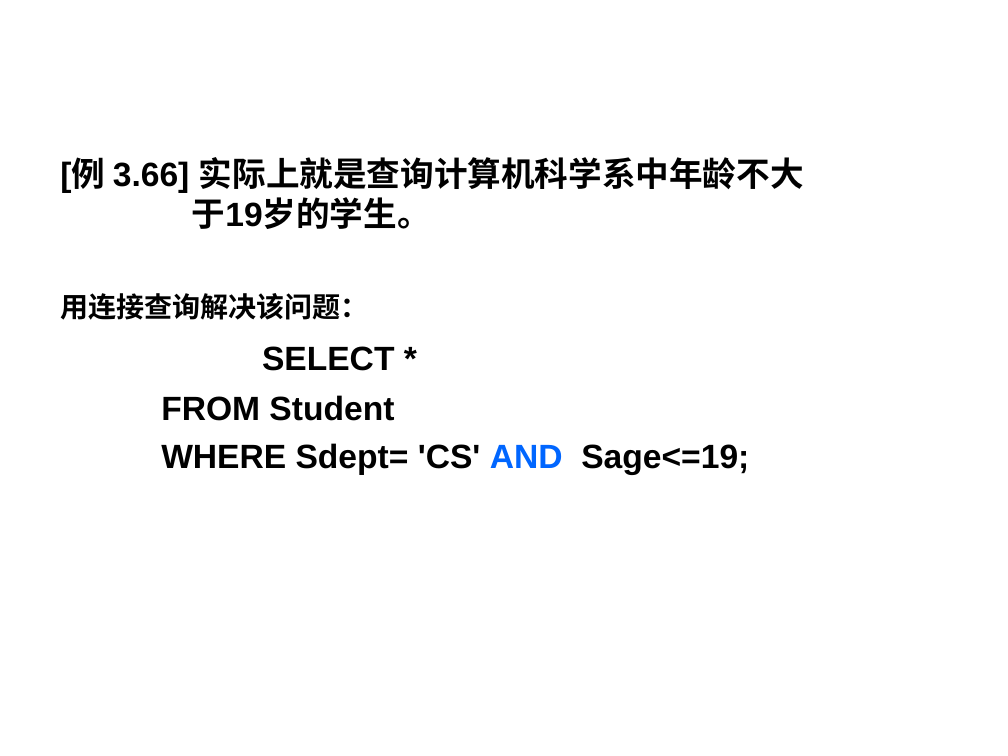
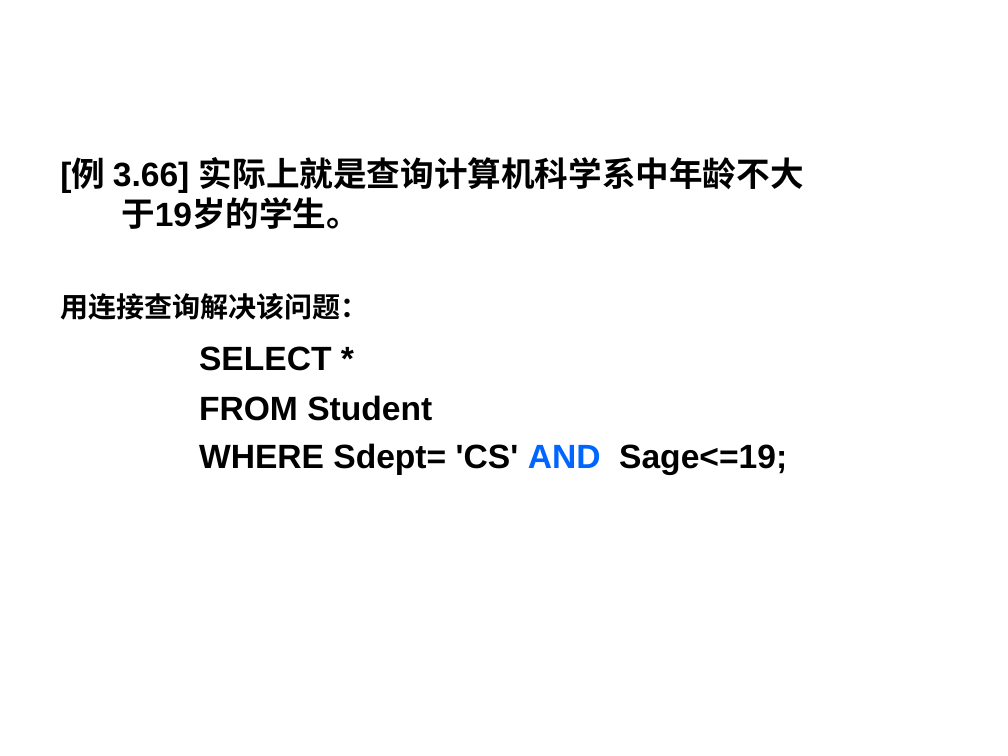
Before and after one commit to HBU/DataBase, a slide deck: slide 63 of PPT/DB第03章（2）.ppt. Drawn at 1008x756 pixels with LibreOffice and Linux fonts; fonts in the diff are those of the drawing; background and template pictures are left out. Boxes give left, top, right and bottom in pixels: in the first picture for what was removed or moved away, otherwise in the second. Text is boxed around its words. In the diff, an @@ line names an element or a change of style, - is before the commit and + after.

Commit message:
SELECT

```diff
--- a/PPT/DB第03章（2）.ppt
+++ b/PPT/DB第03章（2）.ppt
@@ text "[例 3.66] 实际上就是查询计算机科学系中年龄不大 于19岁的学生。" at [60,157,804,475]: indent changed @@
```
Also in this commit, not shown: 2 other slides changed, 1 slide added, 1 slide removed, 21 other files.
